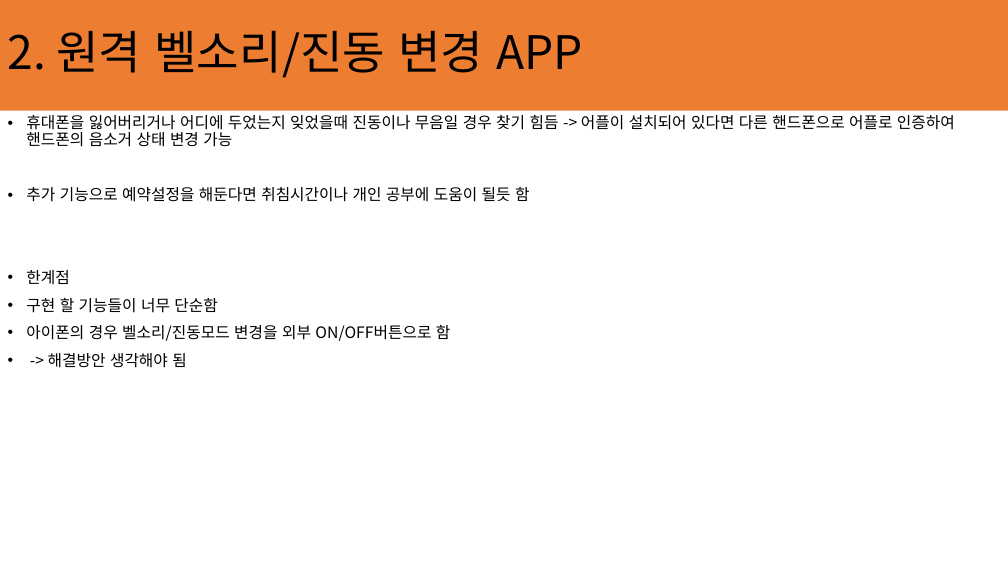
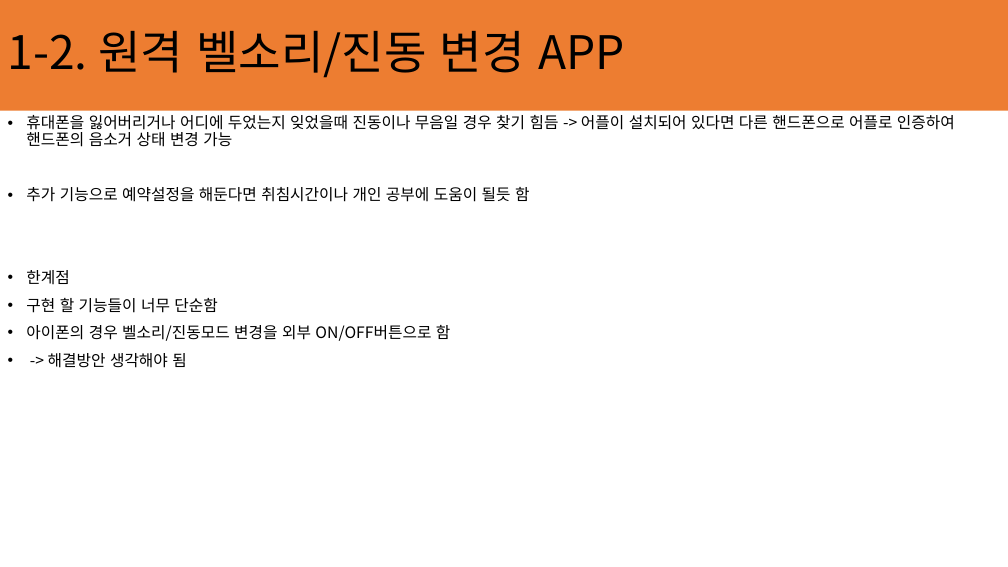
Before and after one commit to ChaeSung-Lee/DJ_InternShip, a slide deck: slide 6 of 2021_Summer/jp.hong/Project_BnC_jph.pptx. Drawn at 1008x567 pixels with LibreOffice and Linux fonts; fonts in the diff are those of the drawing. Boxes give left, top, right and bottom in pixels: in the first picture for what was removed or moved away, otherwise in the second. Text is boxed around its words. In the diff, an @@ line names an element or a change of style, - is before the commit and + after.

```diff
--- a/2021_Summer/jp.hong/Project_BnC_jph.pptx
+++ b/2021_Summer/jp.hong/Project_BnC_jph.pptx
@@ title at (x1=8, y1=30, x2=625, y2=78): text changed @@
-2. 원격 벨소리/진동 변경 APP
+1-2. 원격 벨소리/진동 변경 APP
```
Also in this commit, not shown: 11 other slides changed, 3 slides added, 1 slide removed.
